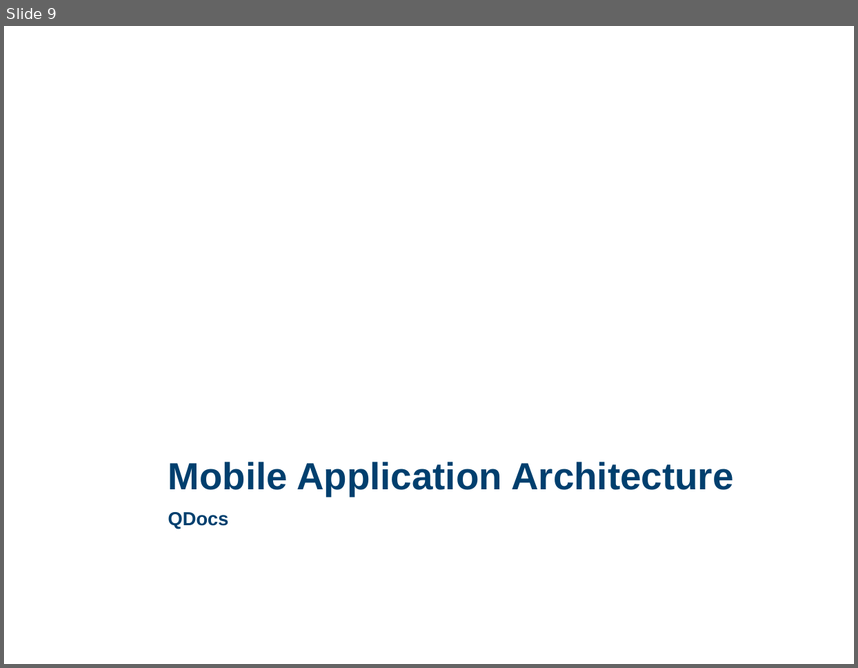
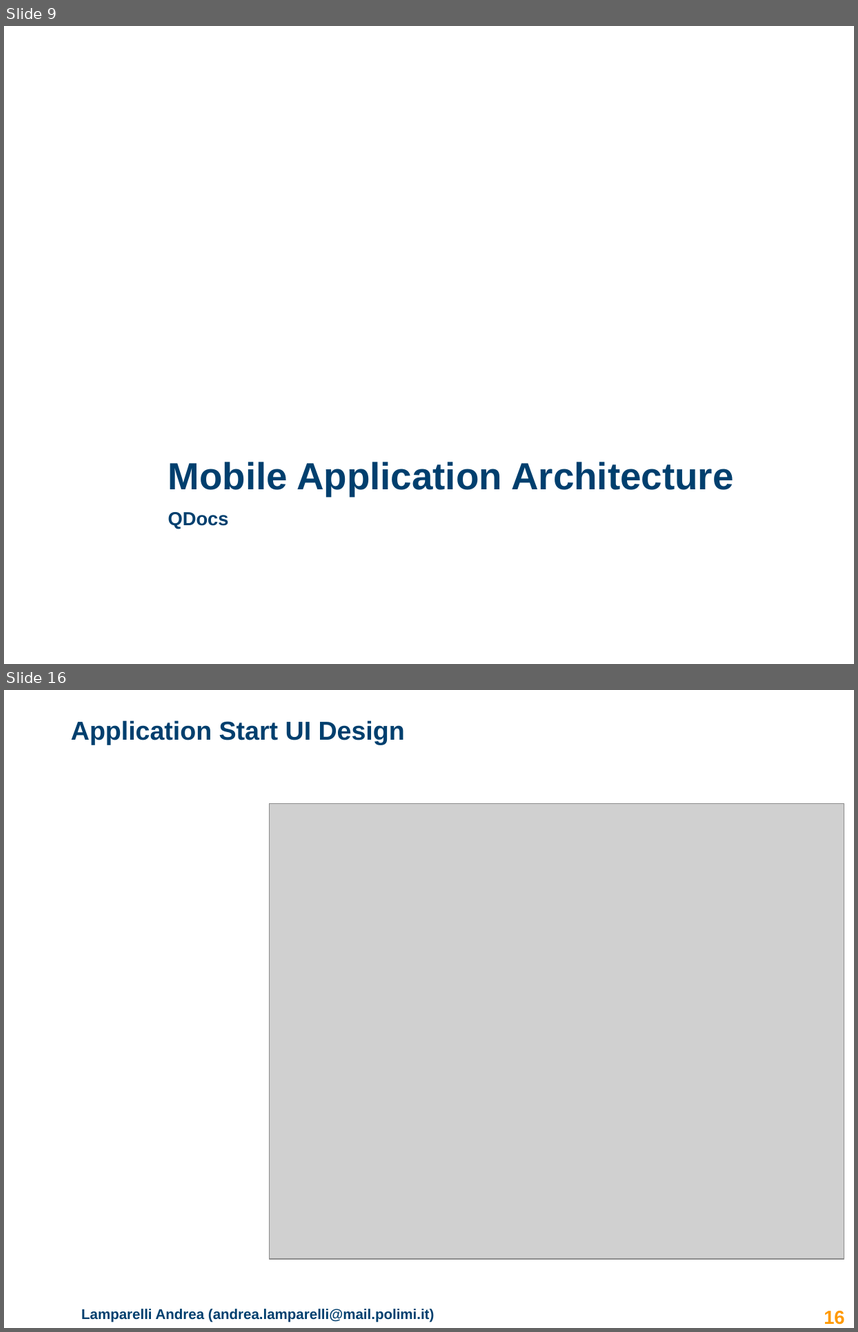
Before and after one commit to lampajr/QDocs, a slide deck: documentation/presentation_qdocs.pptx. Shown one above the other, each under a label of ours: slide 9 before the commit, slides 9 and 16 after it; the slides between them are not shown. The pictures are 858x668 and 858x1332 pixels, drawn with LibreOffice and Linux fonts; fonts in the diff are those of the drawing; grey boxes stand for pictures; background and template pictures are left out. Boxes give left, top, right and bottom in pixels: in the first picture for what was removed or moved away, otherwise in the second. Text is boxed around its words. In the diff, an @@ line names an element or a change of style, - is before the commit and + after.

```diff
--- a/documentation/presentation_qdocs.pptx
+++ b/documentation/presentation_qdocs.pptx
@@ slide 16 added at bbox=[4, 690, 854, 1328], background #FFFFFF @@
@@ title added at bbox=[71, 720, 405, 745], 22 pt, text #003F6E, bold @@
+Application Start UI Design
@@ picture added at bbox=[269, 803, 844, 1258] @@
@@ text added at bbox=[81, 1308, 434, 1322], 12 pt, text #003F6E, bold @@
+Lamparelli Andrea (andrea.lamparelli@mail.polimi.it)
@@ page number added at bbox=[824, 1310, 844, 1324], 16 pt, text #FF9900, bold @@
+16
```
Also in this commit, not shown: 2 slides changed, 8 other slides added, 14 slides removed.
